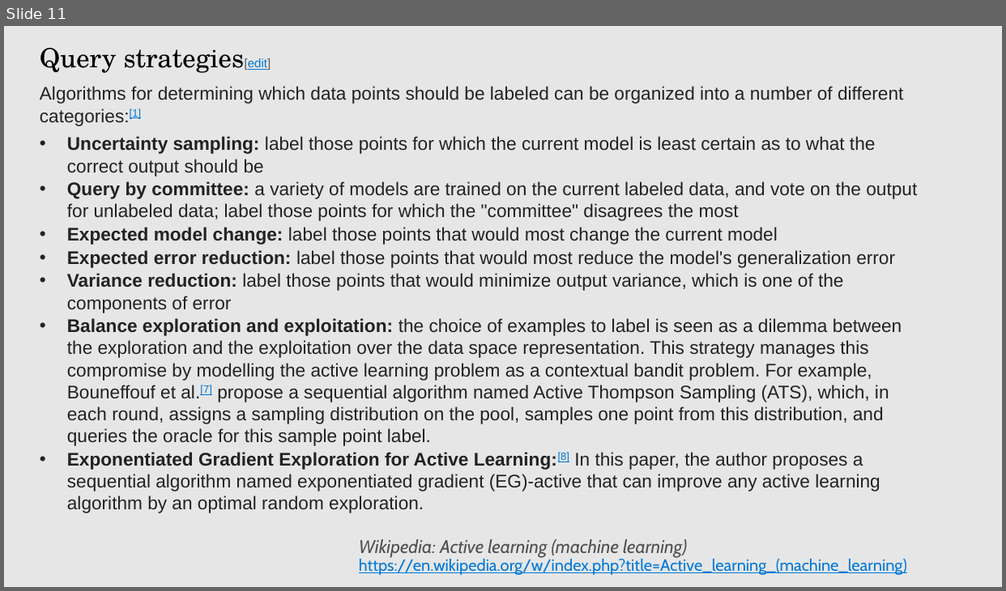
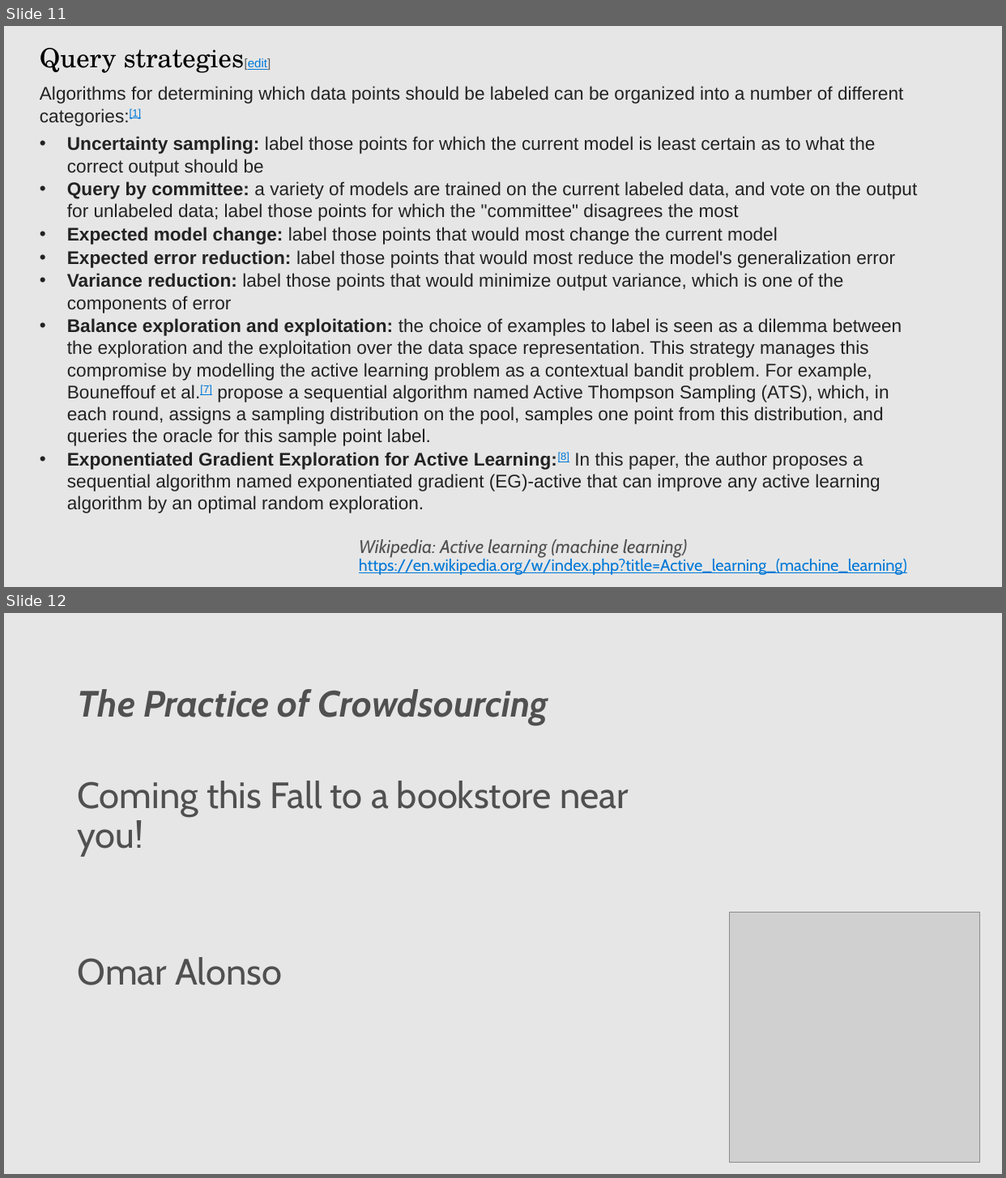
Before and after one commit to Azure/active-learning-workshop, a slide deck: active_learning_workshop.pptx. Shown one above the other, each under a label of ours: slide 11 before the commit, slides 11 and 12 after it. The pictures are 1006x591 and 1006x1178 pixels, drawn with LibreOffice and Linux fonts; fonts in the diff are those of the drawing; grey boxes stand for pictures; background and template pictures are left out. Boxes give left, top, right and bottom in pixels: in the first picture for what was removed or moved away, otherwise in the second. Text is boxed around its words. In the diff, an @@ line names an element or a change of style, - is before the commit and + after.

Commit message:
update slides

```diff
--- a/active_learning_workshop.pptx
+++ b/active_learning_workshop.pptx
@@ slide 12 added at (4, 613, 1002, 1174), background #E6E6E6 @@
@@ text added at (78, 689, 629, 986), 36 pt, text #505050 @@
+The Practice of Crowdsourcing
+Coming this Fall to a bookstore near you!
+Omar Alonso
@@ picture added at (729, 912, 980, 1163) @@
```
